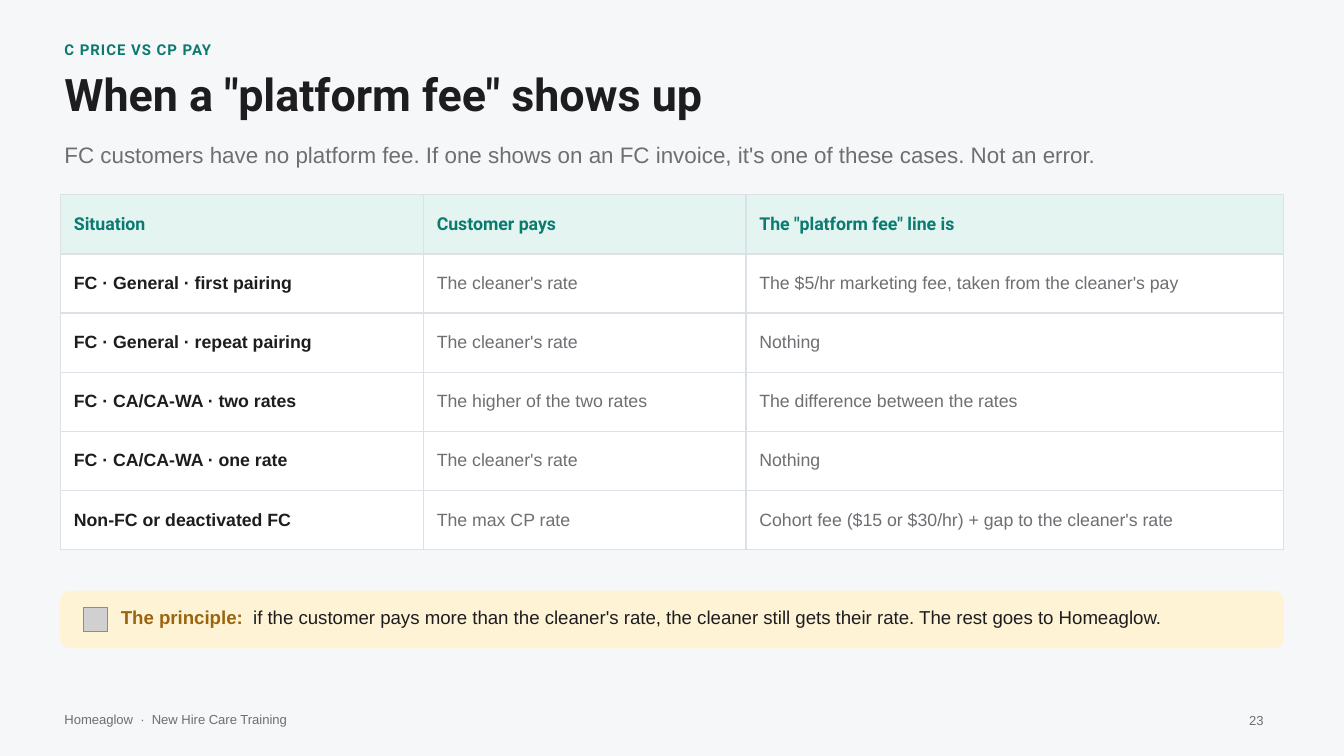
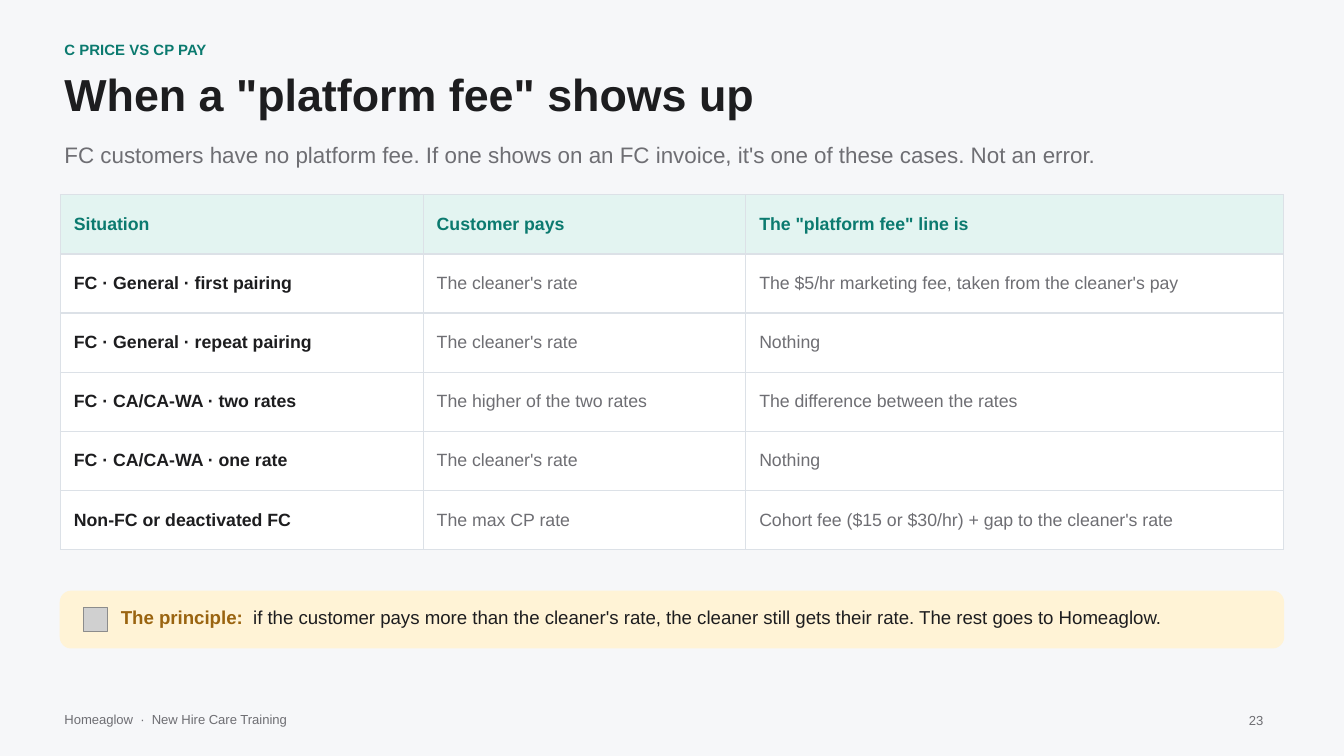
Before and after one commit to anjulimichelle/training, a slide deck: slide 23 of platform-mechanics/platform-operating-mechanics.pptx. Drawn at 1344x756 pixels with LibreOffice and Linux fonts; fonts in the diff are those of the drawing; grey boxes stand for pictures. Boxes give left, top, right and bottom in pixels: in the first picture for what was removed or moved away, otherwise in the second. Text is boxed around its words. In the diff, an @@ line names an element or a change of style, - is before the commit and + after.

```diff
--- a/platform-mechanics/platform-operating-mechanics.pptx
+++ b/platform-mechanics/platform-operating-mechanics.pptx
@@ text "C PRICE VS CP PAY" at (64,44,206,55): font Roboto to Arial, letter spacing 0.5 to 0 pt @@
@@ text "When a "platform fee" shows ..." at (64,78,754,120): font Roboto to Arial @@
@@ table at (60,195,1284,636) @@
@@ font Roboto to Arial in "Situation", "Customer pays", "The "platform fee" line is" @@
```
Also in this commit, not shown: 45 other slides changed, 2 other files.
